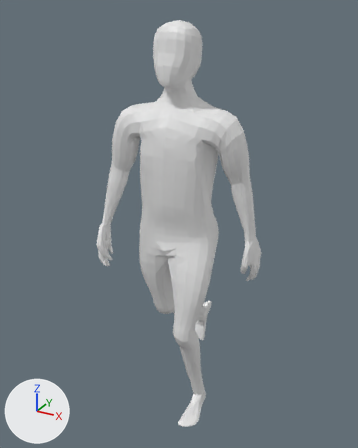
A saved change to the Blender file Male.blend.
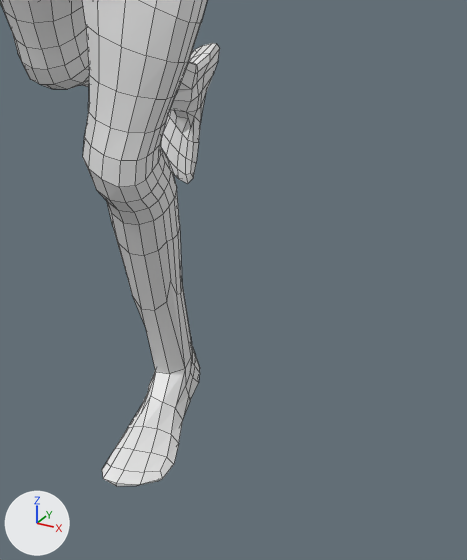
There are two pictures of each version: one whole from a 50 mm lens placed at (1.87, -3.39, 3.55), pointed at (-0.13, 0.25, 1.73), one close up on the part from 42% to 79% of the width and 64% to 100% of the height. The lights are fixed; the arrows at lower left show +X, +Y and +Z. Both versions are drawn at frame 11 of the action 'Walk'; the numbers are the values there. The close-ups show mesh edges as thin lines.
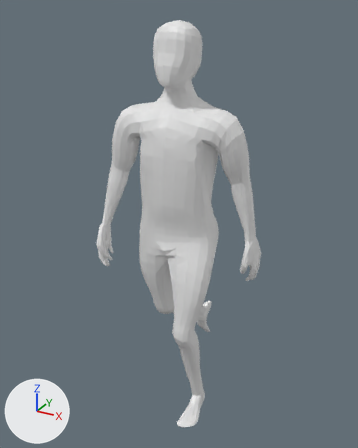
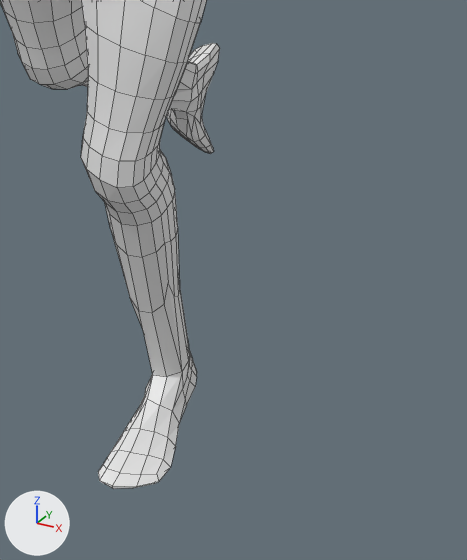
Boxes [x1, y1, x2, y2] around the edits, measured in the close-ups (467 x 560 px):
```json
{"object": "Cube", "change": "posed", "before": [0, 0, 220, 486], "after": [0, 0, 220, 489]}
```

Scene script edits in JSON lines:
```json
{"block": "bone_foot_ik_l", "where": "bone_foot_ik_l = bpy.data.objects['rig'].pose.bones['foot_ik.L']  # child of 'MCH-foot_ik.parent.L'"}
{"op": "set", "path": "bone_foot_ik_l.location", "old": "(0.031, -0.077, -0.008)", "new": "(0.03, -0.086, -0.008)"}
{"op": "set", "path": "bone_foot_ik_l.rotation_quaternion", "old": "(1.0, -0.02, 0.0, 0.0)", "new": "(1.0, -0.031, 0.0, 0.0)", "note": "degrees (-2, 0, 0) -> degrees (-4, 0, 0)"}
{"block": "bone_toe_ik_r", "where": "bone_toe_ik_r = bpy.data.objects['rig'].pose.bones['toe_ik.R']  # child of 'MCH-toe_ik_parent.R'"}
{"op": "set", "path": "bone_toe_ik_r.rotation_quaternion", "old": "(0.97, 0.194, 0.0, 0.0)", "new": "(0.962, -0.228, 0.0, 0.0)", "note": "degrees (23, 0, 0) -> degrees (-27, 0, 0)"}
```
